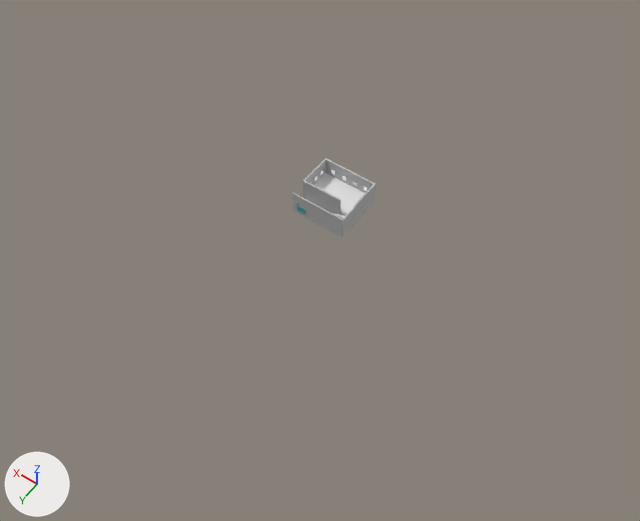
Renders of the glTF model models/wakeup_objects.glb from each side of a commit.
The view is the same before and after, from a camera (50 mm lens) standing at (-26.1, 38.1, 52.4) and looking at (-1.5, 3.5, -1.8). The axes (+X, +Y, +Z) are drawn at lower left. The lights are the same throughout. Where no turn or scale is listed for an object, it has been applied to the vertices.

Objects in the first picture: 'FloorWakeUp', 'NadiaCeruti_1', 'Wall', 'opisWakeUp'.
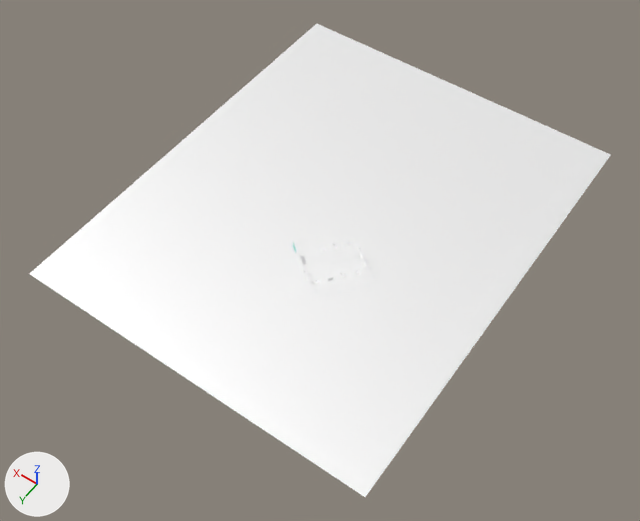
ob_wakeuptexts is not drawn itself; it is the parent of ob_professionalshonourablemention, ob_studentsprix, ob_studenstshonourablemention, ob_professionalsprix.
ob_obrazywakeup is not drawn itself; it is the parent of ob_julianasedlakova, ob_szymonszymankiewicz, ob_hanrongxun, ob_salomonfabio, ob_xumeng, ob_siqingyang, ob_barboranemcova, ob_bartoszmamak.

Boxes [x1, y1, x2, y2] around the edits, measured in the pictures (640 x 521 px):
'FloorOut', added
    after: [29, 24, 611, 497]
'Wall', deleted
    before: [292, 158, 376, 238]
'FloorWakeUp', deleted
    before: [315, 173, 365, 219]
'opisWakeUp', deleted
    before: [297, 206, 305, 214]
'QuentinRoussel_1', recoloured, moved
    before: [343, 176, 346, 181]
    after: [342, 274, 346, 278]
'TeijaHohl_1', recoloured, moved (not visible before)
    after: [316, 280, 320, 284]
'NadiaCeruti_1', recoloured, moved (not visible before)
    after: [356, 271, 360, 275]
'SzymonSzymankiewicz_1', moved (not visible before)
    after: [328, 277, 333, 281]
'SiqingYang_1', recoloured, moved (not visible before)
    after: [335, 245, 339, 249]
'XuMeng_1', recoloured, moved (not visible before)
    after: [347, 242, 351, 246]
'BarboraNemcova_1', recoloured, moved (not visible before)
    after: [322, 248, 325, 252]
'opisWakeUp_1', moved (not visible before)
    after: [293, 243, 296, 253]

What changed in the scene script:
```text
Change mat_material_0:
    where n0 = _N.new('ShaderNodeBsdfPrincipled'); n0.name = 'Principled BSDF'
    remove n0.inputs[2].default_value = 1.0  # 'Roughness'
    add n0.inputs[1].default_value = 0.5  # 'Metallic'
    remove n2 = _N.new('ShaderNodeMix'); n2.name = 'Mix'
    remove n2.data_type = 'RGBA'
    remove n2.blend_type = 'MULTIPLY'
    remove n2.inputs[0].default_value = 1.0  # 'Factor'
    remove n2.inputs[7].default_value = (0.287, 0.279, 0.279, 1.0)  # 'B', grey #929090
    where n3 = _N.new('ShaderNodeVertexColor'); n3.name = 'Color Attribute'
    remove _L.new(n2.outputs[2], n0.inputs[0])  # 'Result' to 'Base Color'
    remove _L.new(n3.outputs[0], n2.inputs[6])  # 'Color' to 'A'
    add _L.new(n3.outputs[0], n0.inputs[0])  # 'Color' to 'Base Color'
Change mat_material_1:
    where n0 = _N.new('ShaderNodeBsdfPrincipled'); n0.name = 'Principled BSDF'
    remove n0.inputs[28].default_value = 0.4  # 'Emission Strength'
    add n3 = _N.new('ShaderNodeMix'); n3.name = 'Mix'
    add n3.data_type = 'RGBA'
    add n3.blend_type = 'MULTIPLY'
    add n3.inputs[0].default_value = 1.0  # 'Factor'
    add n3.inputs[7].default_value = (0.287, 0.279, 0.279, 1.0)  # 'B', grey #929090
    where n2 = _N.new('ShaderNodeVertexColor'); n2.name = 'Color Attribute'
    remove _L.new(n2.outputs[0], n0.inputs[0])  # 'Color' to 'Base Color'
    add _L.new(n3.outputs[2], n0.inputs[0])  # 'Result' to 'Base Color'
    add _L.new(n2.outputs[0], n3.inputs[6])  # 'Color' to 'A'
Add mat_material_2:
    mat_material_2 = bpy.data.materials.new('Material_2')
    mat_material_2.use_nodes = True; mat_material_2.node_tree.nodes.clear()
    _N = mat_material_2.node_tree.nodes; _L = mat_material_2.node_tree.links
    n0 = _N.new('ShaderNodeBsdfPrincipled'); n0.name = 'Principled BSDF'
    n0.inputs[2].default_value = 1.0  # 'Roughness'
    n0.inputs[28].default_value = 0.4  # 'Emission Strength'
    n1 = _N.new('ShaderNodeOutputMaterial'); n1.name = 'Material Output'
    n2 = _N.new('ShaderNodeVertexColor'); n2.name = 'Color Attribute'
    _L.new(n0.outputs[0], n1.inputs[0])  # 'BSDF' to 'Surface'
    _L.new(n2.outputs[0], n0.inputs[0])  # 'Color' to 'Base Color'
Change me_mesh_0:
    where me_mesh_0.from_pydata(...)  # 8 vertices, 12 faces; spans x -0.5..0.5, y -0.5..0.5, z -0.5..0.5
    remove me_mesh_0.materials.append(mat_material_0)
    add me_mesh_0.materials.append(mat_material_1)
Change me_mesh_1:
    where me_mesh_1.from_pydata(...)  # 4 vertices, 2 faces; spans x -0.85..0.85, y 0.0, z -1.11..1.11
    remove me_mesh_1.materials.append(mat_material_1)
    add me_mesh_1.materials.append(mat_material_2)
Change ob_wakeuptexts:
    ob_wakeuptexts.parent: ob_wakeup_exhibition -> ob_wakeup_objects_glb
Change ob_obrazywakeup:
    ob_obrazywakeup.parent: ob_wakeup_exhibition -> ob_wakeup_objects_glb
Remove ob_opiswakeup:
    ob_opiswakeup = bpy.data.objects.new('opisWakeUp', me_mesh_3)
Change ob_opiswakeup_1:
    ob_opiswakeup_1.parent: ob_wakeup_exhibition -> ob_wakeup_objects_glb
Remove ob_tytulwakeupcall:
    ob_tytulwakeupcall = bpy.data.objects.new('tytulWakeUpCall', me_mesh_0)
Remove ob_wall:
    ob_wall = bpy.data.objects.new('Wall', me_mesh_4)
Remove ob_floorwakeup:
    ob_floorwakeup = bpy.data.objects.new('FloorWakeUp', me_mesh_5)
Add ob_wakeup_objects_glb:
    ob_wakeup_objects_glb = bpy.data.objects.new('wakeup_objects.glb', None)
    ob_wakeup_objects_glb.parent = ob_group
    ob_wakeup_objects_glb.location = (-0.018, 2.92, 0.467)
Add ob_group:
    ob_group = bpy.data.objects.new('Group', None)
    ob_group.location = (-2.796, 4.367, 0.0)
    ob_group.rotation_euler = (0.0, 0.0, -2.231)  # degrees (0, 0, -128)
Add ob_floorout:
    ob_floorout = bpy.data.objects.new('FloorOut', me_mesh_0_1)  # 4 vertices, 2 faces; spans x -15.0..15.0, y -18.3..18.3, z 0.0
    ob_floorout.location = (-0.41, -0.1, -0.11)
```
